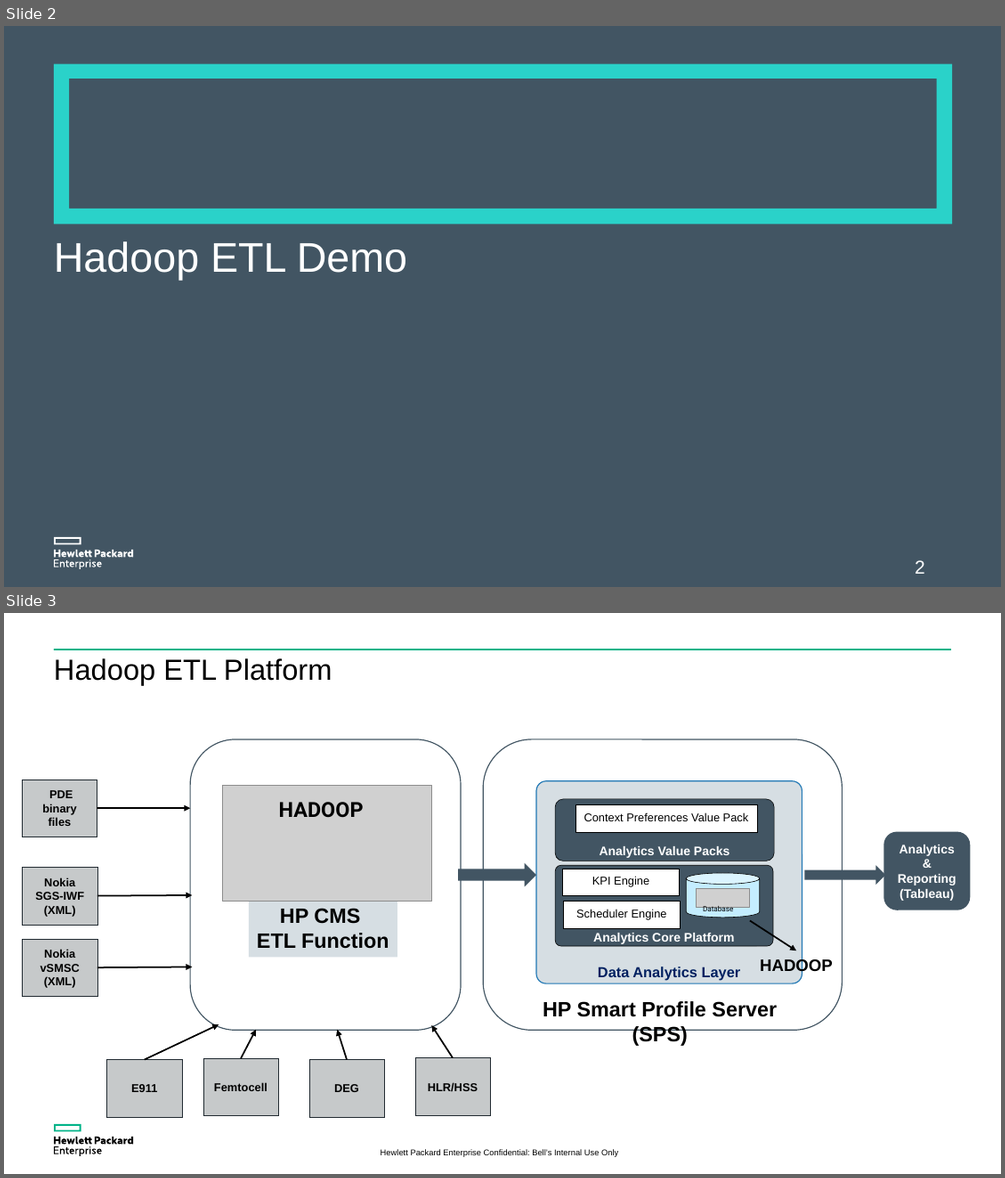
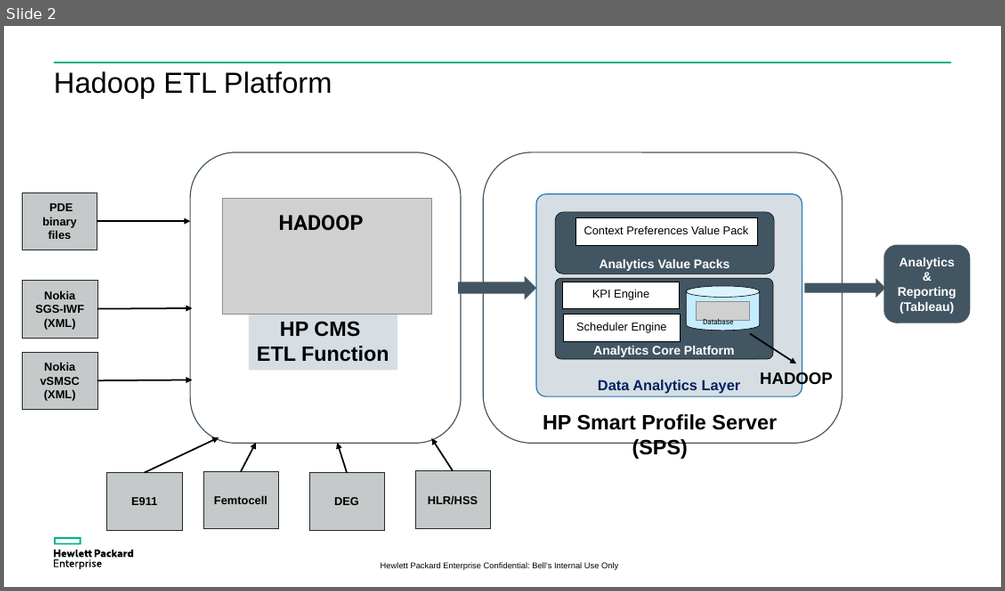
Before and after one commit to phillipcheng/log.analysis, a slide deck: bdap-engine/doc/BDAP_0.1.0.pptx. Shown one above the other, each under a label of ours: slides 2 and 3 before the commit, slide 2 after it. The pictures are 1005x1178 and 1005x591 pixels, drawn with LibreOffice and Linux fonts; fonts in the diff are those of the drawing; grey boxes stand for pictures; background and template pictures are left out. Boxes give left, top, right and bottom in pixels: in the first picture for what was removed or moved away, otherwise in the second. Text is boxed around its words. In the diff, an @@ line names an element or a change of style, - is before the commit and + after.

```diff
--- a/bdap-engine/doc/BDAP_0.1.0.pptx
+++ b/bdap-engine/doc/BDAP_0.1.0.pptx
@@ slide 2 removed at box(4, 26, 1001, 587), background #425563 @@
@@ freeform shape removed at box(53, 64, 952, 224) @@
@@ title removed at box(54, 241, 407, 280) @@
-Hadoop ETL Demo
@@ freeform shape removed at box(54, 537, 81, 544) @@
@@ freeform shape removed at box(54, 549, 133, 569) @@
@@ page number removed at box(914, 560, 925, 573) @@
-2
@@ what was slide 3 is now slide 2 @@
```
Also in this commit, not shown: 1 slide added, 1 other slide removed, 21 other files.
